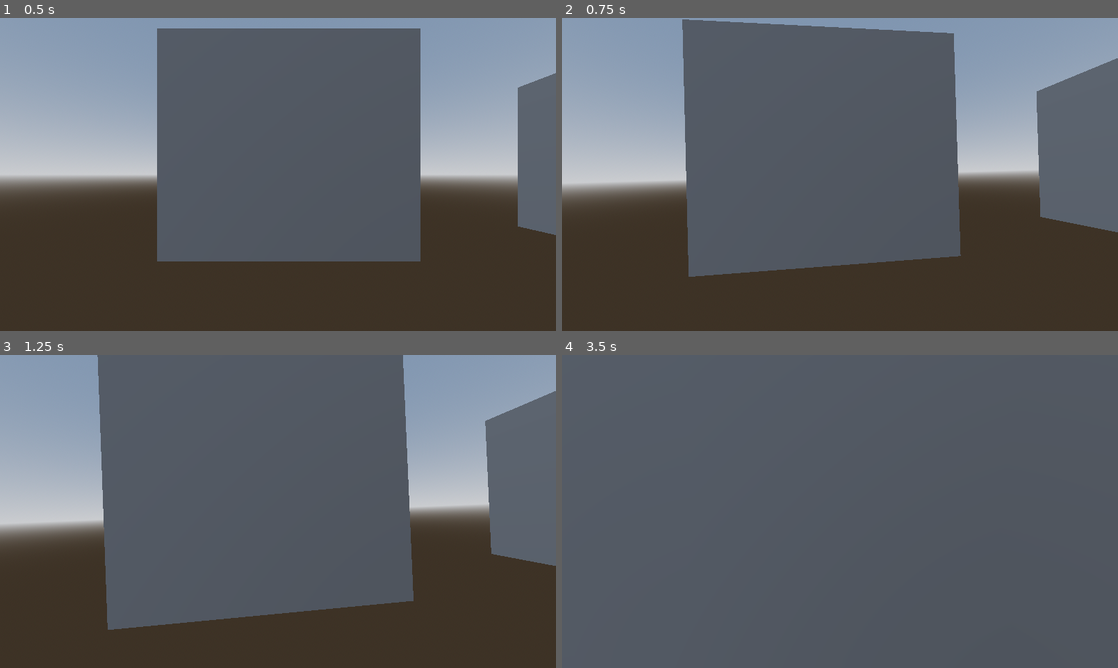
Above: before the commit, frames 1-4 (two rows, left to right).
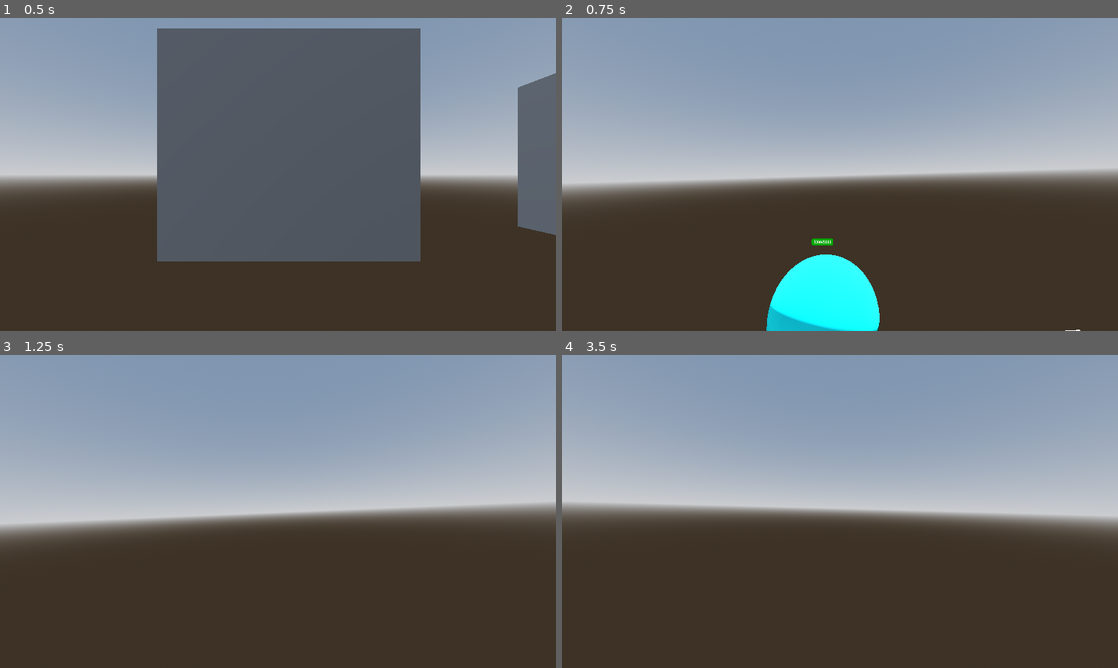
Above: after the commit, the same moments.

Repository: john-mathews/fpstd
Game: Godot game, scene res://level.tscn
Two runs of this game, one before a commit and one after it. Both use one fixed random seed, a clock stepped at 60 frames per second and the inputs below.
Inputs (mouse positions are in pixels of both pictures, inside the frame that each line leads up to):
- Up to frame 1 (0.5 s): no input
- Up to frame 2 (0.75 s): move the mouse to (867, 174) at 0.52 s; hold W (move_forward) from 0.53 s (still down); tap Space (jump) at 0.6 s
- Up to frame 3 (1.25 s): keep holding W (move_forward); tap Space (jump) at 0.77, 1.07 s
- Up to frame 4 (3.5 s): keep holding W (move_forward); move the mouse to (812, 511) at 1.27 s; click (812, 511) at 1.35 s; tap Space (jump) at 1.52, 1.55, 1.82, 2.3, 2.85, 3.02, 3.32 s; move the mouse to (851, 505) at 2.02 s; tap E (weapon_toggle) at 2.1 s; move the mouse to (834, 517) at 2.77 s

Frame 1 is identical in both runs. In frame 2, 48% of the frame differs, in the area x 21-100%, y 0-100%; in frame 3, 51%; in frame 4, 99%, in the area x 0-100%, y 0-100%.

Commit message:
use character data

Diff:
--- a/Entities/Characters/Core/core.tscn
+++ b/Entities/Characters/Core/core.tscn
@@ -1,7 +1,8 @@
-[gd_scene load_steps=7 format=3 uid="uid://c3acssfviktb2"]
+[gd_scene load_steps=8 format=3 uid="uid://c3acssfviktb2"]
 
 [ext_resource type="Script" uid="uid://bql681108ghc1" path="res://Entities/Characters/base_character.gd" id="1_qhobl"]
 [ext_resource type="PackedScene" uid="uid://bi6dvruadhaap" path="res://Components/progress_bar_container.tscn" id="2_ax6a5"]
+[ext_resource type="Resource" uid="uid://dhxekf56ysxoj" path="res://Entities/Characters/Resources/default_core.tres" id="2_r44ih"]
 
 [sub_resource type="SphereShape3D" id="SphereShape3D_a5wrw"]
 radius = 5.0
@@ -20,10 +21,7 @@
 
 [node name="Core" type="CharacterBody3D" node_paths=PackedStringArray("health_bar")]
 script = ExtResource("1_qhobl")
-max_health = 5000
-movement_speed = 0
-jump_strength = 0
-max_jumps = 0
+model = ExtResource("2_r44ih")
 health_bar = NodePath("ProgressBarContainer")
 metadata/_custom_type_script = "uid://bql681108ghc1"
 
--- a/Entities/Characters/Enemy/enemy.tscn
+++ b/Entities/Characters/Enemy/enemy.tscn
@@ -1,7 +1,8 @@
-[gd_scene load_steps=7 format=3 uid="uid://85rrwq7jwlh6"]
+[gd_scene load_steps=8 format=3 uid="uid://85rrwq7jwlh6"]
 
 [ext_resource type="Script" uid="uid://bql681108ghc1" path="res://Entities/Characters/base_character.gd" id="1_7k104"]
 [ext_resource type="PackedScene" uid="uid://bi6dvruadhaap" path="res://Components/progress_bar_container.tscn" id="2_5bdg5"]
+[ext_resource type="Resource" uid="uid://cvqge644fisvl" path="res://Entities/Characters/Resources/default_enemy.tres" id="2_kotyi"]
 
 [sub_resource type="CapsuleShape3D" id="CapsuleShape3D_7xaro"]
 
@@ -16,6 +17,7 @@
 
 [node name="Enemy" type="CharacterBody3D" node_paths=PackedStringArray("health_bar")]
 script = ExtResource("1_7k104")
+model = ExtResource("2_kotyi")
 health_bar = NodePath("ProgressBarContainer")
 metadata/_custom_type_script = "uid://bql681108ghc1"
 
--- /dev/null
+++ b/Entities/Characters/Player/default_player.tres
@@ -0,0 +1,14 @@
+[gd_resource type="Resource" script_class="CharacterData" load_steps=2 format=3 uid="uid://dkoqrxg7xhnki"]
+
+[ext_resource type="Script" uid="uid://dg1l6wo675i04" path="res://Entities/Characters/Resources/character_model.gd" id="1_1e083"]
+
+[resource]
+script = ExtResource("1_1e083")
+max_health = 100
+character_type = 3
+movement_speed = 5
+jump_strength = 80
+max_jumps = 2
+movement_type = 1
+gravity = 20.0
+metadata/_custom_type_script = "uid://dg1l6wo675i04"
--- a/Entities/Characters/Player/player.gd
+++ b/Entities/Characters/Player/player.gd
@@ -3,8 +3,7 @@
 @export_subgroup("Properties")
 @export var player_id = 1
 
-@export_subgroup("Weapons")
-
+#@export_subgroup("Weapons")
 #Commented out a ton of weapon stuff from kenney
 #@export var weapons: Array[Weapon] = []
 #
@@ -47,6 +46,7 @@
 # Functions
 
 func _ready():
+	super()
 	Input.mouse_mode = Input.MOUSE_MODE_CAPTURED
 
 	#weapon = weapons[weapon_index] # Weapon must never be nil
@@ -125,13 +125,11 @@
 	# Movement
 
 	var input := Input.get_vector("move_left", "move_right", "move_forward", "move_back")
-
 	movement_velocity = Vector3(input.x, 0, input.y).normalized() * movement_speed
 
 	# Rotation
 
 	var rotation_input := Input.get_vector("camera_right", "camera_left", "camera_down", "camera_up")
-
 	rotation_target -= Vector3(-rotation_input.y, -rotation_input.x, 0).limit_length(1.0) * gamepad_sensitivity
 	rotation_target.x = clamp(rotation_target.x, deg_to_rad(-90), deg_to_rad(90))
 
@@ -178,9 +176,7 @@
 func action_shoot():
 	if Input.is_action_pressed("shoot"):
 		#if !blaster_cooldown.is_stopped(): return # Cooldown for shooting
-
 		#Audio.play(weapon.sound_shoot)
-
 		container.position.z += 0.25 # Knockback of weapon visual
 		camera.rotation.x += 0.025 # Knockback of camera
 		#movement_velocity += Vector3(0, 0, weapon.knockback) # Knockback
--- a/Entities/Characters/Player/player.tscn
+++ b/Entities/Characters/Player/player.tscn
@@ -1,6 +1,7 @@
-[gd_scene load_steps=5 format=3 uid="uid://rnil3vsuysxu"]
+[gd_scene load_steps=6 format=3 uid="uid://rnil3vsuysxu"]
 
 [ext_resource type="Script" uid="uid://mxkd6oeusiyl" path="res://Entities/Characters/Player/player.gd" id="1_4flbx"]
+[ext_resource type="Resource" uid="uid://dkoqrxg7xhnki" path="res://Entities/Characters/Player/default_player.tres" id="2_aur4w"]
 
 [sub_resource type="CapsuleShape3D" id="CapsuleShape3D_sh265"]
 
@@ -10,6 +11,7 @@
 
 [node name="Player" type="CharacterBody3D" groups=["Player"]]
 script = ExtResource("1_4flbx")
+model = ExtResource("2_aur4w")
 metadata/_custom_type_script = "uid://bql681108ghc1"
 
 [node name="CollisionShape3D" type="CollisionShape3D" parent="."]
--- a/Entities/Characters/Resources/character_model.gd
+++ b/Entities/Characters/Resources/character_model.gd
@@ -17,6 +17,7 @@
 #@export var weapons: Array[Weapon]
 @export var character_type: CharacterTypes
 @export var movement_speed := 5
-@export var jump_strength := 8
+@export var jump_strength := 80
 @export var max_jumps := 1
-@export var movement_type: MoveTypes
+@export var movement_type: MoveTypes = MoveTypes.GROUND
+@export var gravity := 20.0
--- /dev/null
+++ b/Entities/Characters/Resources/default_core.tres
@@ -0,0 +1,14 @@
+[gd_resource type="Resource" script_class="CharacterData" load_steps=2 format=3 uid="uid://dhxekf56ysxoj"]
+
+[ext_resource type="Script" uid="uid://dg1l6wo675i04" path="res://Entities/Characters/Resources/character_model.gd" id="1_q3aqo"]
+
+[resource]
+script = ExtResource("1_q3aqo")
+max_health = 5000
+character_type = 0
+movement_speed = 0
+jump_strength = 0
+max_jumps = 0
+movement_type = 0
+gravity = 20.0
+metadata/_custom_type_script = "uid://dg1l6wo675i04"
--- /dev/null
+++ b/Entities/Characters/Resources/default_enemy.tres
@@ -0,0 +1,14 @@
+[gd_resource type="Resource" script_class="CharacterData" load_steps=2 format=3 uid="uid://cvqge644fisvl"]
+
+[ext_resource type="Script" uid="uid://dg1l6wo675i04" path="res://Entities/Characters/Resources/character_model.gd" id="1_66bxh"]
+
+[resource]
+script = ExtResource("1_66bxh")
+max_health = 100
+character_type = 2
+movement_speed = 5
+jump_strength = 80
+max_jumps = 1
+movement_type = 1
+gravity = 20.0
+metadata/_custom_type_script = "uid://dg1l6wo675i04"
--- /dev/null
+++ b/Entities/Characters/Resources/default_tower.tres
@@ -0,0 +1,14 @@
+[gd_resource type="Resource" script_class="CharacterData" load_steps=2 format=3 uid="uid://cqxew8ugt40au"]
+
+[ext_resource type="Script" uid="uid://dg1l6wo675i04" path="res://Entities/Characters/Resources/character_model.gd" id="1_v7yyd"]
+
+[resource]
+script = ExtResource("1_v7yyd")
+max_health = 500
+character_type = 1
+movement_speed = 0
+jump_strength = 0
+max_jumps = 0
+movement_type = 0
+gravity = 0.0
+metadata/_custom_type_script = "uid://dg1l6wo675i04"
--- a/Entities/Characters/Tower/tower.tscn
+++ b/Entities/Characters/Tower/tower.tscn
@@ -1,7 +1,8 @@
-[gd_scene load_steps=7 format=3 uid="uid://d4ll4pfv5xrmf"]
+[gd_scene load_steps=8 format=3 uid="uid://d4ll4pfv5xrmf"]
 
 [ext_resource type="Script" uid="uid://bql681108ghc1" path="res://Entities/Characters/base_character.gd" id="1_k1sas"]
 [ext_resource type="PackedScene" uid="uid://bi6dvruadhaap" path="res://Components/progress_bar_container.tscn" id="2_1bsqw"]
+[ext_resource type="Resource" uid="uid://cqxew8ugt40au" path="res://Entities/Characters/Resources/default_tower.tres" id="2_nrg0k"]
 
 [sub_resource type="BoxShape3D" id="BoxShape3D_dnc73"]
 size = Vector3(1, 3, 1)
@@ -18,10 +19,7 @@
 
 [node name="Tower" type="CharacterBody3D" node_paths=PackedStringArray("health_bar")]
 script = ExtResource("1_k1sas")
-max_health = 500
-movement_speed = 0
-jump_strength = 0
-max_jumps = 0
+model = ExtResource("2_nrg0k")
 health_bar = NodePath("ProgressBarContainer")
 metadata/_custom_type_script = "uid://bql681108ghc1"
 
--- a/Entities/Characters/base_character.gd
+++ b/Entities/Characters/base_character.gd
@@ -51,12 +51,10 @@
 
 var health_component: HealthComponent
 
-func _init() -> void:
+func _ready() -> void:
 	health_component = HealthComponent.new(max_health)
 	health_component.connect('update_health', _update_health)
 	health_component.connect('kill', _die)
-
-func _ready() -> void:
 	if health_bar != null && health_bar.has_method('update_health_bar'):
 		health_bar.update_health_bar(max_health, max_health)
 
--- a/level.tscn
+++ b/level.tscn
@@ -1,9 +1,12 @@
-[gd_scene load_steps=9 format=3 uid="uid://d1bj4kjlccwx4"]
+[gd_scene load_steps=12 format=3 uid="uid://d1bj4kjlccwx4"]
 
 [ext_resource type="PackedScene" uid="uid://d4ll4pfv5xrmf" path="res://Entities/Characters/Tower/tower.tscn" id="1_oi3di"]
 [ext_resource type="PackedScene" uid="uid://rnil3vsuysxu" path="res://Entities/Characters/Player/player.tscn" id="1_u52ul"]
+[ext_resource type="Resource" uid="uid://cqxew8ugt40au" path="res://Entities/Characters/Resources/default_tower.tres" id="2_n6hdu"]
 [ext_resource type="PackedScene" uid="uid://85rrwq7jwlh6" path="res://Entities/Characters/Enemy/enemy.tscn" id="2_vonw3"]
 [ext_resource type="PackedScene" uid="uid://c3acssfviktb2" path="res://Entities/Characters/Core/core.tscn" id="4_0b4ue"]
+[ext_resource type="Resource" uid="uid://cvqge644fisvl" path="res://Entities/Characters/Resources/default_enemy.tres" id="5_km5ld"]
+[ext_resource type="Resource" uid="uid://dhxekf56ysxoj" path="res://Entities/Characters/Resources/default_core.tres" id="7_i2t4f"]
 
 [sub_resource type="ProceduralSkyMaterial" id="ProceduralSkyMaterial_u52ul"]
 sky_horizon_color = Color(0.662243, 0.671743, 0.686743, 1)
@@ -54,6 +57,7 @@
 
 [node name="Tower" parent="." groups=["Tower"] instance=ExtResource("1_oi3di")]
 transform = Transform3D(1, 0, 0, 0, 1, 0, 0, 0, 1, 0, 2.32358, 5.00953)
+model = ExtResource("2_n6hdu")
 
 [node name="Player" parent="." instance=ExtResource("1_u52ul")]
 transform = Transform3D(1, 0, 0, 0, 1, 0, 0, 0, 1, 0, 1.28485, 0)
@@ -61,6 +65,8 @@
 
 [node name="Enemy" parent="." groups=["Enemy"] instance=ExtResource("2_vonw3")]
 transform = Transform3D(1, 0, 0, 0, 1, 0, 0, 0, 1, 0, 1.31842, 12.7565)
+model = ExtResource("5_km5ld")
 
 [node name="Core" parent="." instance=ExtResource("4_0b4ue")]
 transform = Transform3D(1, 0, 0, 0, 1, 0, 0, 0, 1, 0, -0.250939, -18.0326)
+model = ExtResource("7_i2t4f")
